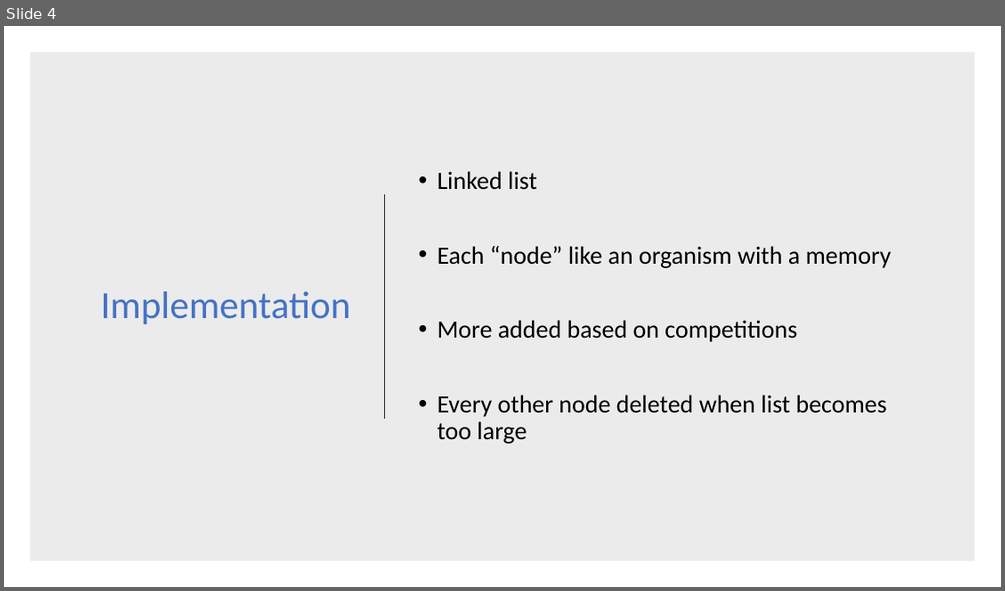
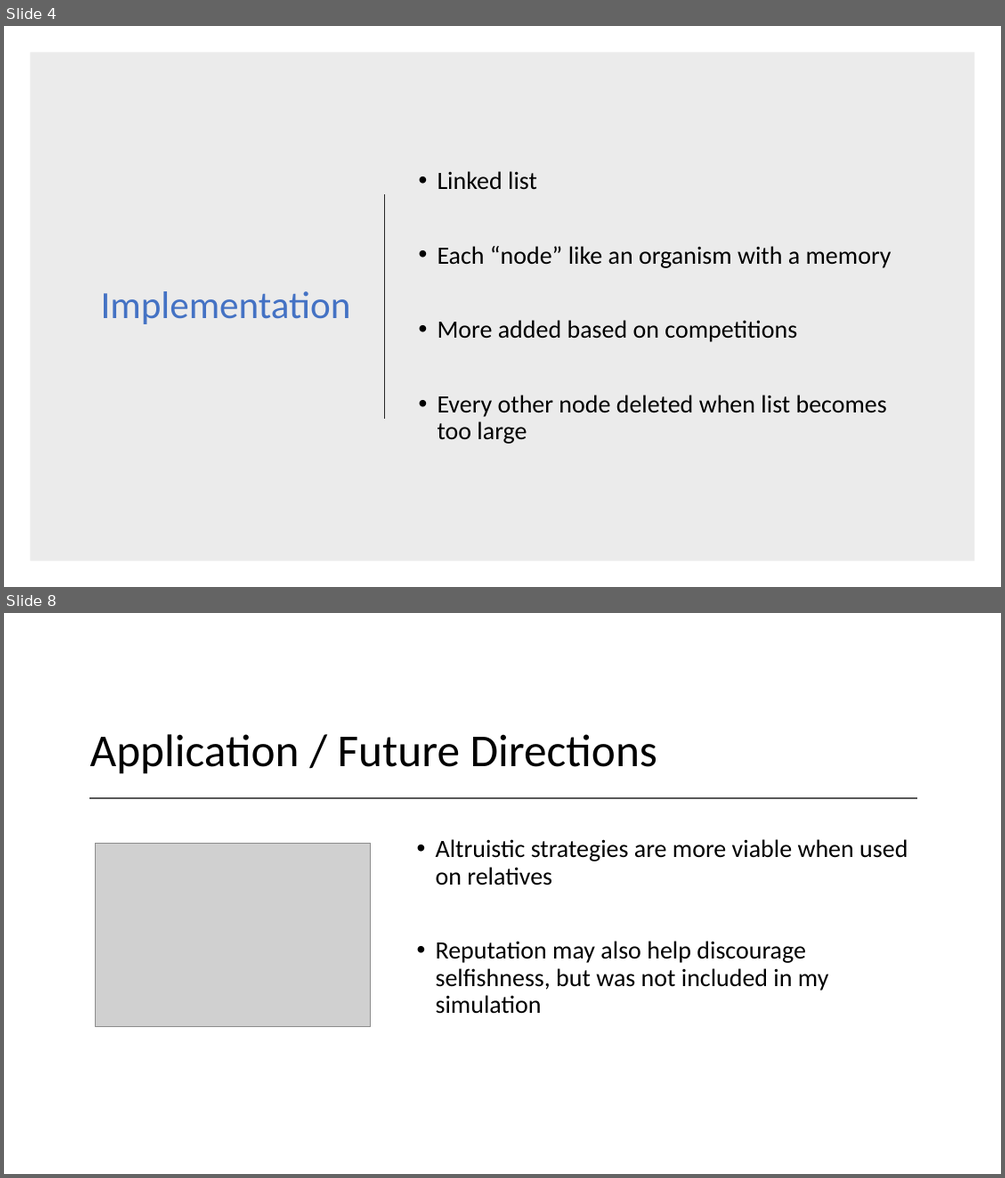
Before and after one commit to Birdfeathers/Prisoner-s-Dilemma, a slide deck: Prisoner’s Dilemma Simulation.pptx. Shown one above the other, each under a label of ours: slide 4 before the commit, slides 4 and 8 after it; the slides between them are not shown. The pictures are 1005x591 and 1005x1178 pixels, drawn with LibreOffice and Linux fonts; fonts in the diff are those of the drawing; grey boxes stand for pictures. Boxes give left, top, right and bottom in pixels: in the first picture for what was removed or moved away, otherwise in the second. Text is boxed around its words. In the diff, an @@ line names an element or a change of style, - is before the commit and + after.

```diff
--- a/Prisoner’s Dilemma Simulation.pptx
+++ b/Prisoner’s Dilemma Simulation.pptx
@@ slide 8 added at box(4, 613, 1001, 1174), background #FFFFFF @@
@@ title added at box(90, 734, 657, 774), 44 pt, text #000000 @@
+Application / Future Directions
@@ line added from (90, 798) to (918, 798), #595959 1.25 pt @@
@@ picture added at box(96, 843, 371, 1026) @@
@@ text added at box(436, 839, 907, 1013), 24 pt, text #000000 @@
+• Altruistic strategies are more viable when used on relatives
+• Reputation may also help discourage selfishness, but was not included in my simulation
```
Also in this commit, not shown: 1 slide changed, 3 other slides added.
